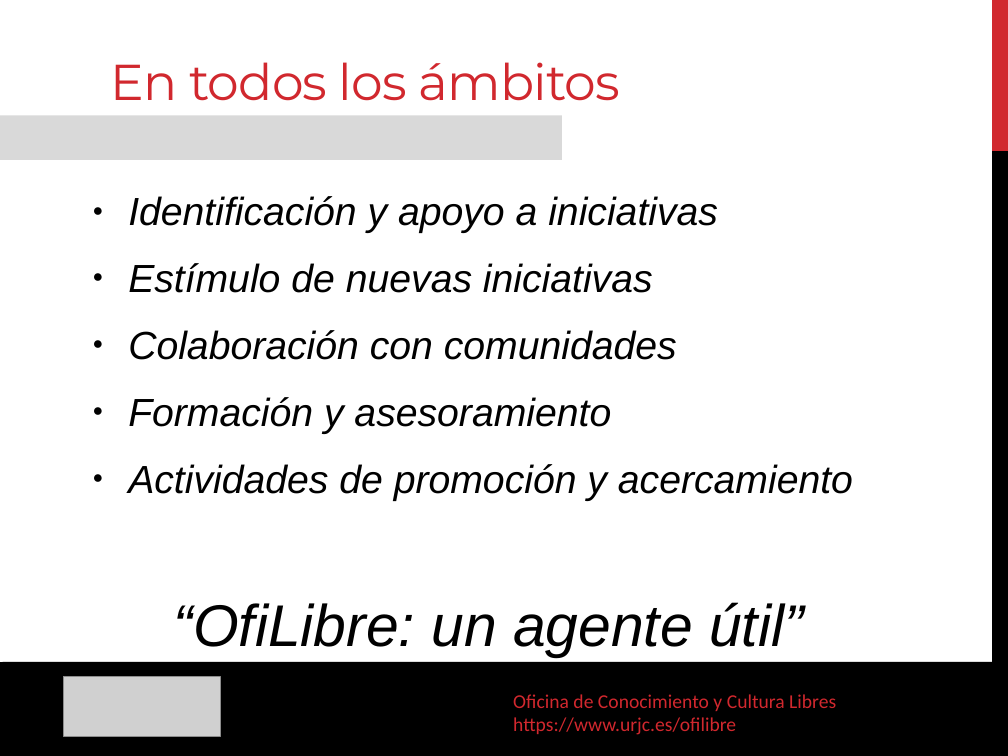
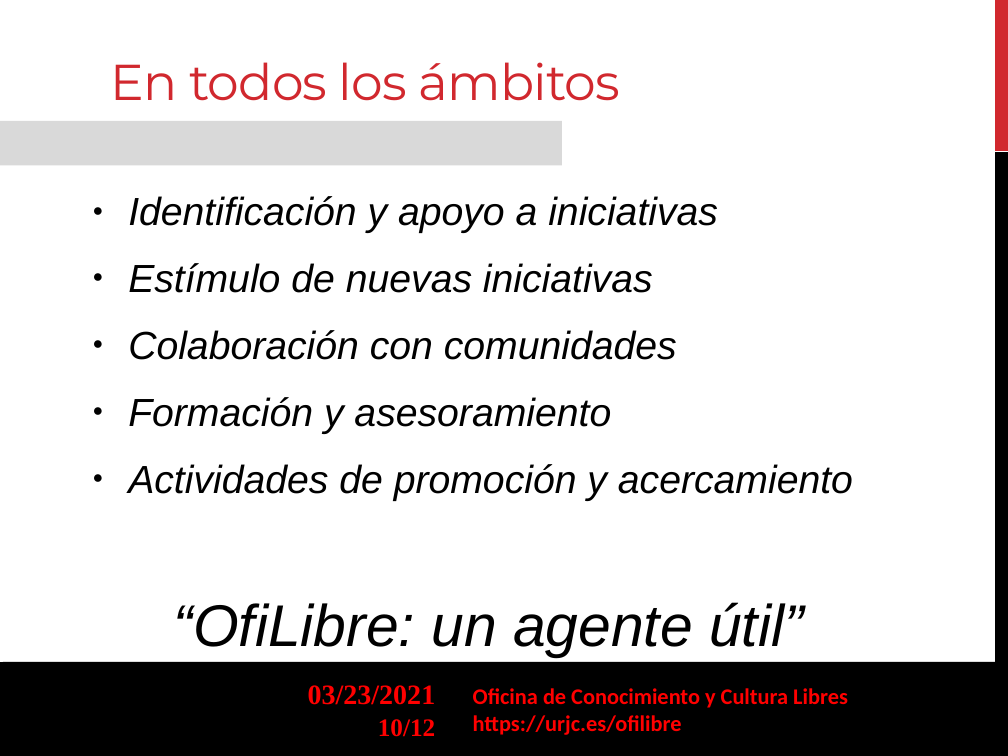
Before and after one commit to gabrielIzquierdo/OfiLibreGabri.github.io, a slide deck: slide 10 of transpas/ofilibre/Ofilibre-presentacion.odp. Drawn at 1008x756 pixels with LibreOffice and Linux fonts; fonts in the diff are those of the drawing; grey boxes stand for pictures; background and template pictures are left out. Boxes give left, top, right and bottom in pixels: in the first picture for what was removed or moved away, otherwise in the second. Text is boxed around its words. In the diff, an @@ line names an element or a change of style, - is before the commit and + after.

```diff
--- a/transpas/ofilibre/Ofilibre-presentacion.odp
+++ b/transpas/ofilibre/Ofilibre-presentacion.odp
@@ freeform shape at (995, 0, 1008, 151): outline redrawn @@
@@ rectangle removed at (0, 116, 561, 160) @@
@@ rectangle added at (0, 121, 561, 165), fill #D9D9D9 @@
@@ freeform shape at (995, 152, 1008, 756): outline redrawn @@
@@ freeform shape removed at (0, 661, 1008, 756) @@
@@ freeform shape added at (0, 661, 1008, 756), fill #000000 @@
@@ picture removed at (64, 676, 221, 736) @@
@@ text added at (308, 685, 436, 705), 20 pt, text #FF0000, bold @@
+03/23/2021
@@ text added at (473, 688, 848, 735), 16 pt, text #FF0000, bold @@
+Oficina de Conocimiento y Cultura Libres
+https://urjc.es/ofilibre
@@ page number added at (378, 719, 435, 737), 18 pt, text #FF0000, bold @@
+10/12
@@ text removed at (513, 694, 836, 735) @@
-Oficina de Conocimiento y Cultura Libres
-https://www.urjc.es/ofilibre
```
Also in this commit, not shown: 11 other slides changed, 1 other file.
